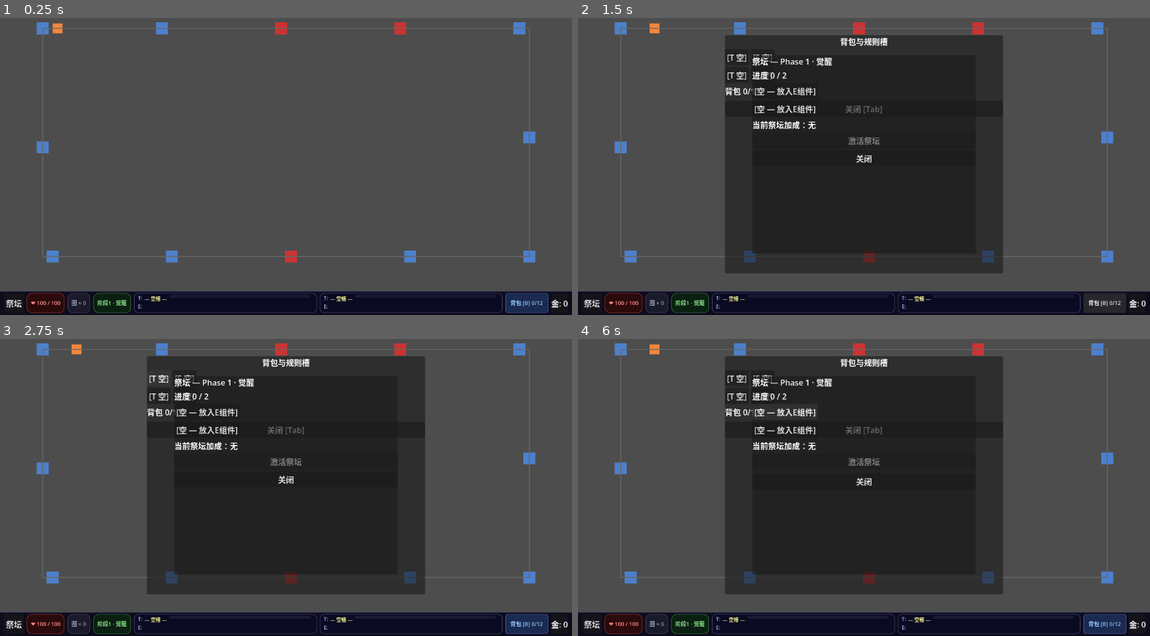
Above: before the commit, frames 1-4 (two rows, left to right).
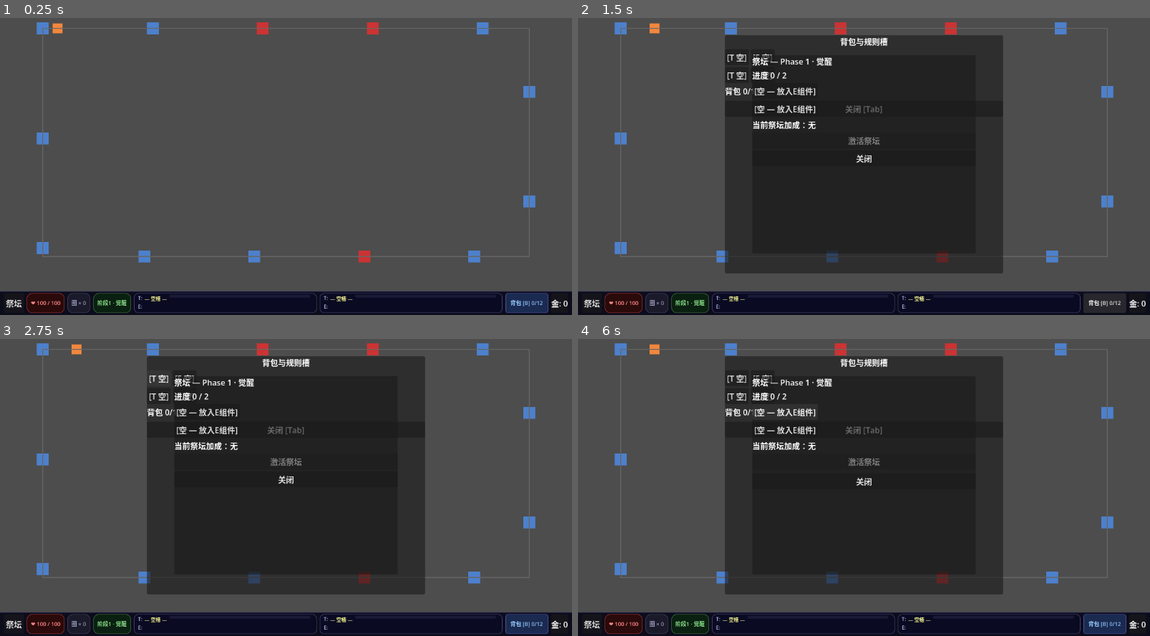
Above: after the commit, the same moments.

Repository: 595145489/attribute-loop
Game: Godot game, scene res://scenes/main.tscn
Same seed, same stepped clock (60 frames per second), same inputs: the game is played once before the commit and once after it.
Inputs:
- Up to frame 1 (0.25 s): no input
- Up to frame 2 (1.5 s): click "祭坛" at 0.5 s; click "背包 [B] 0/12" at 1.25 s
- Up to frame 3 (2.75 s): click "[T 空]" at 2 s
- Up to frame 4 (6 s): click "[E 空]" at 2.75 s; click "[T 空]" at 3.5 s; click "[E 空]" at 4.25 s; click "关闭 [Tab]" at 5 s; click "[空 — 放入E组件]" at 5.75 s

The runs differ from the first frame. In frame 1, 1.8% of the frame differs, in the area x 6-94%, y 1-83%; in frame 2, 1.7%; in frame 3, 1.7%; in frame 4, 1.7%.

Commit message:
fix: tile click Rect2 hitbox; tile-12 overlap at t=1.0; altar slot Variant cast for take-back

Diff:
--- a/src/Main.gd
+++ b/src/Main.gd
@@ -35,7 +35,7 @@
 	var curve = track.curve
 	var length = curve.get_baked_length()
 	for i in 13:
-		var t = float(i) / 12.0
+		var t = float(i) / 13.0
 		var pos = curve.sample_baked(t * length)
 		var tile: Tile = TILE_SCENE.instantiate()
 		tile.tile_index = i
@@ -67,7 +67,8 @@
 	if event is InputEventMouseButton and event.pressed and event.button_index == MOUSE_BUTTON_LEFT:
 		var pos = get_global_mouse_position()
 		for tile in tiles_container.get_children():
-			if pos.distance_to(tile.global_position) < 30.0:
+			var tile_rect := Rect2(tile.global_position - Vector2(12, 12), Vector2(24, 24))
+			if tile_rect.has_point(pos):
 				if tile.is_altar:
 					altar_panel.open(tile)
 				else:
--- a/src/ui/AltarPanel.gd
+++ b/src/ui/AltarPanel.gd
@@ -50,12 +50,12 @@
 		child.queue_free()
 
 	for i in _tile.altar_slots.size():
-		var comp: ComponentData = _tile.altar_slots[i]
+		var comp := _tile.altar_slots[i] as ComponentData
 		var hbox := HBoxContainer.new()
 		_slots_container.add_child(hbox)
 
 		var slot_btn := Button.new()
-		if comp:
+		if comp != null:
 			var preview_bonus: float = comp.effect_value * comp.altar_ratio
 			slot_btn.text = "%s → +%.2f %s" % [comp.display_name, preview_bonus, comp.id]
 		else:
@@ -64,7 +64,7 @@
 		slot_btn.pressed.connect(func(): _on_altar_slot_clicked(idx))
 		hbox.add_child(slot_btn)
 
-		if comp:
+		if comp != null:
 			var take_btn := Button.new()
 			take_btn.text = "取回"
 			take_btn.pressed.connect(func(): _on_take_back(idx))
@@ -109,7 +109,7 @@
 	_refresh()
 
 func _on_take_back(slot_idx: int) -> void:
-	var comp: ComponentData = _tile.altar_slots[slot_idx]
+	var comp := _tile.altar_slots[slot_idx] as ComponentData
 	if comp == null:
 		return
 	_tile.altar_slots[slot_idx] = null
@@ -117,7 +117,8 @@
 	_refresh()
 
 func _on_activate() -> void:
-	for comp in _tile.altar_slots:
+	for raw in _tile.altar_slots:
+		var comp := raw as ComponentData
 		if comp == null:
 			continue
 		var bonus: float = comp.effect_value * comp.altar_ratio
